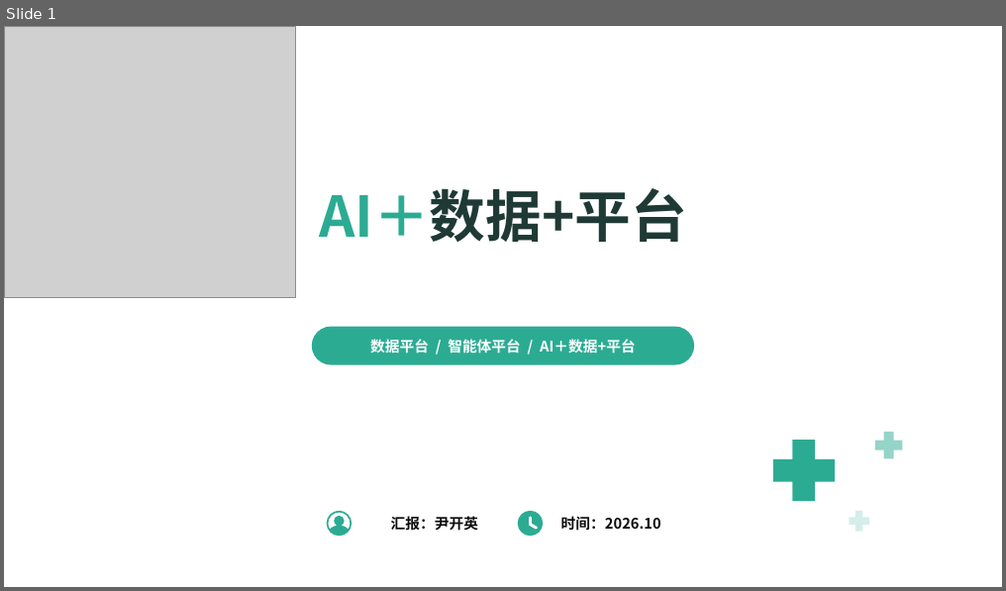
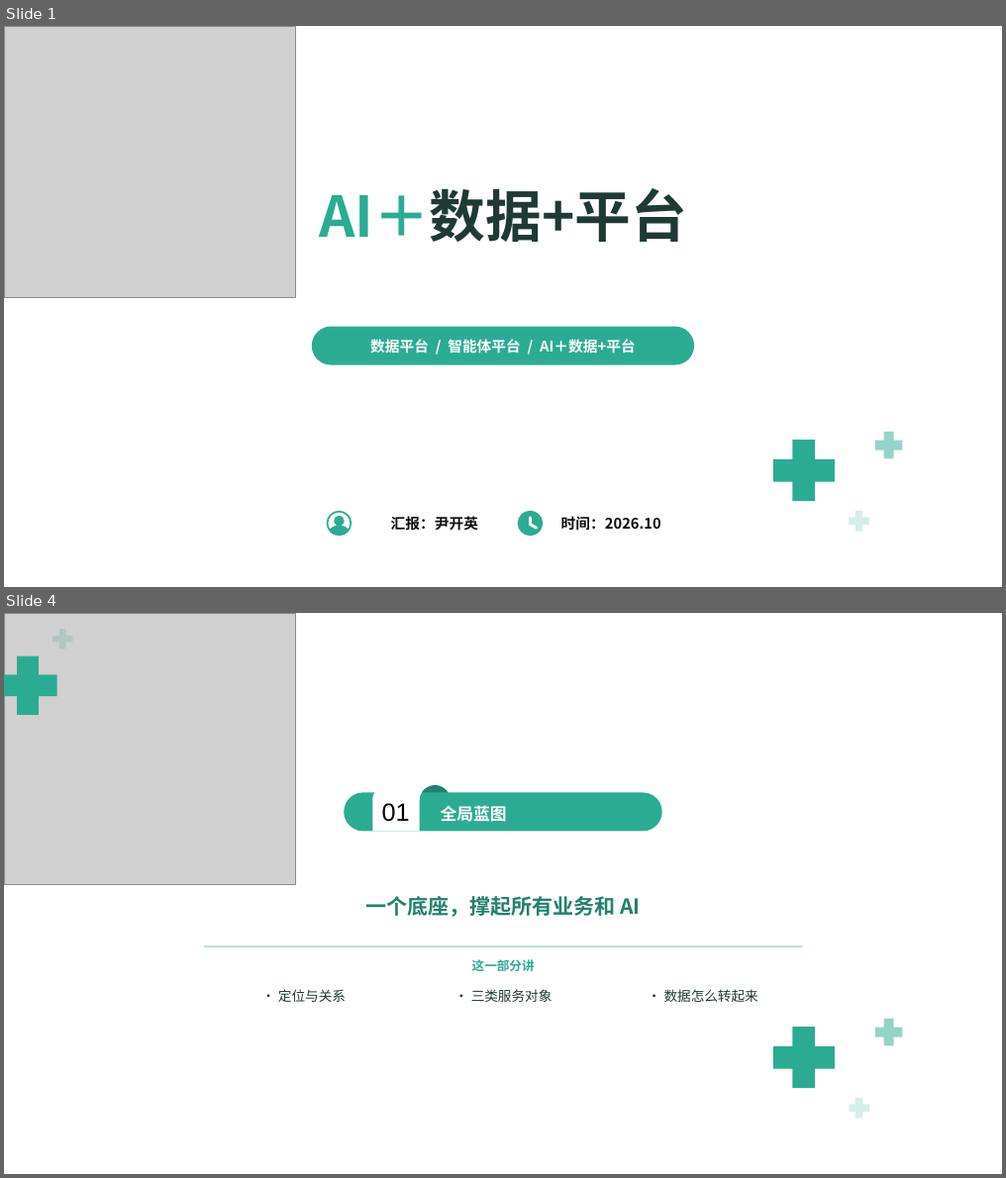
Before and after one commit to keanying/relevance, a slide deck: AI＋数据平台_老板汇报版.pptx. Shown one above the other, each under a label of ours: slide 1 before the commit, slides 1 and 4 after it; the slides between them are not shown. The pictures are 1006x591 and 1006x1178 pixels, drawn with LibreOffice and Linux fonts; fonts in the diff are those of the drawing; grey boxes stand for pictures; background and template pictures are left out. Boxes give left, top, right and bottom in pixels: in the first picture for what was removed or moved away, otherwise in the second. Text is boxed around its words. In the diff, an @@ line names an element or a change of style, - is before the commit and + after.

```diff
--- a/AI＋数据平台_老板汇报版.pptx
+++ b/AI＋数据平台_老板汇报版.pptx
@@ slide 4 added at (4,613,1002,1174), background picture (left out) @@
@@ picture added at (4,613,295,884) @@
@@ plus added at (53,629,73,649), fill #2CAB93 at 20% opacity @@
@@ plus added at (4,657,57,716), fill #2CAB93 @@
@@ rounded rectangle added at (82,735,922,1059), fill #FFFFFF at 79% opacity @@
@@ group added at (344,785,662,832): 2 texts, 1 ellipse, 1 rounded rectangle, 1 freeform shape @@
+01
+全局蓝图
@@ text added at (365,896,640,917), 20 pt, text #21816F, bold @@
+一个底座，撑起所有业务和 AI
@@ rounded rectangle added at (204,947,803,948), fill #A9DDD2 @@
@@ text added at (472,959,535,971), 12 pt, text #2CAB93, bold @@
+这一部分讲
@@ text added at (278,989,346,1002), 13 pt, text #1F3A35 @@
+· 定位与关系
@@ text added at (471,989,552,1002), 13 pt, text #1F3A35 @@
+· 三类服务对象
@@ text added at (664,989,758,1002), 13 pt, text #1F3A35 @@
+· 数据怎么转起来
@@ plus added at (773,1027,835,1088), fill #2CAB93 @@
@@ plus added at (875,1019,902,1046), fill #2CAB93 at 50% opacity @@
@@ plus added at (849,1098,869,1118), fill #2CAB93 at 20% opacity @@
```
Also in this commit, not shown: 4 slides changed, 12 other slides added, 17 slides removed.
